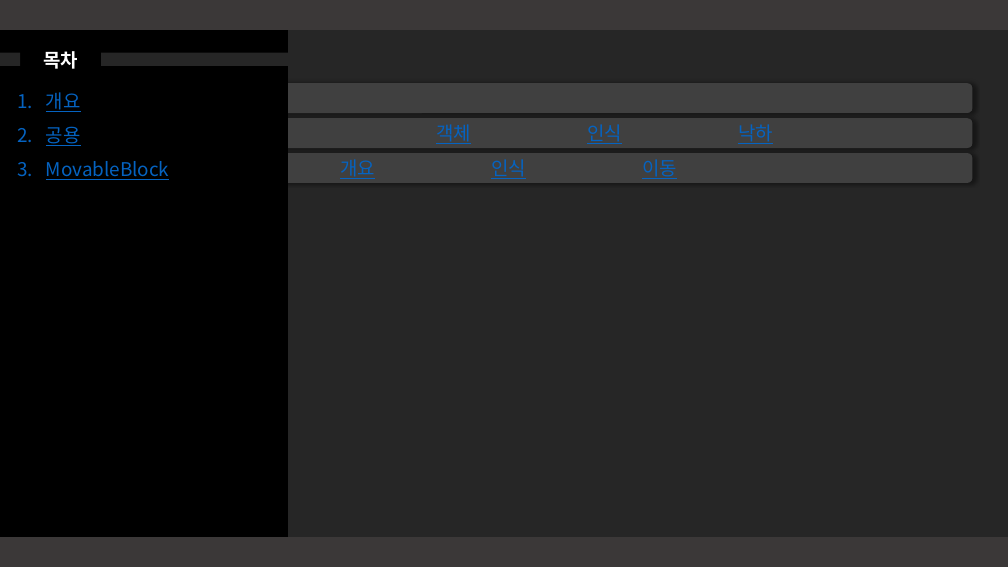
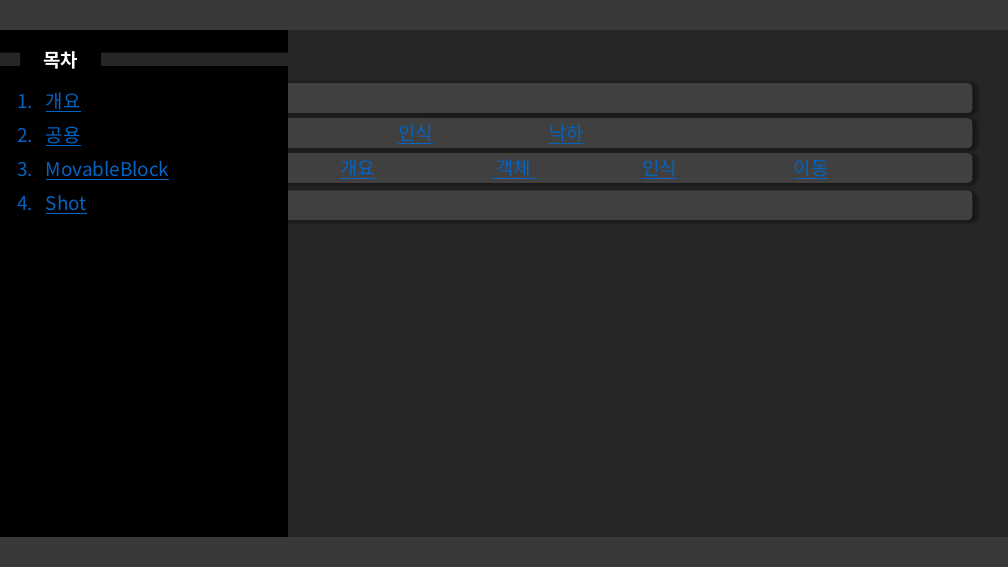
Before and after one commit to taeseongeom/WA, a slide deck: slide 2 of 기획서/WA!/System/WA!_System_Puzzle.pptx. Drawn at 1008x567 pixels with LibreOffice and Linux fonts; fonts in the diff are those of the drawing. Boxes give left, top, right and bottom in pixels: in the first picture for what was removed or moved away, otherwise in the second. Text is boxed around its words. In the diff, an @@ line names an element or a change of style, - is before the commit and + after.

```diff
--- a/기획서/WA!/System/WA!_System_Puzzle.pptx
+++ b/기획서/WA!/System/WA!_System_Puzzle.pptx
@@ text in rounded rectangle at box(398, 124, 584, 144): text changed @@
-객체 인식 낙하
+인식 낙하
@@ text in rounded rectangle at box(340, 159, 829, 179): text changed @@
-개요 인식 이동
+개요 객체 인식 이동
@@ rounded rectangle added at box(10, 191, 972, 220), fill #404040 @@
@@ text at box(46, 195, 87, 214): paragraph added @@
+4. Shot
```
Also in this commit, not shown: 6 other slides changed, 2 slides added, 1 other file.
